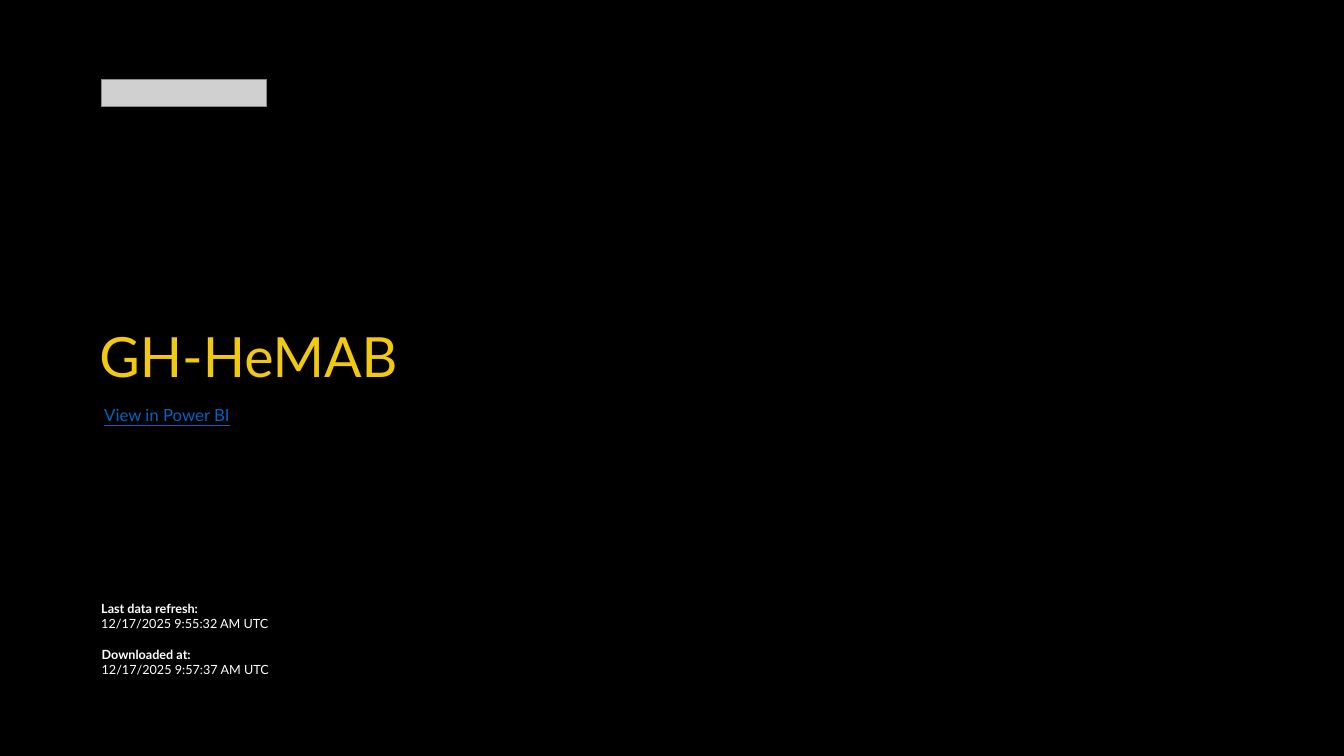
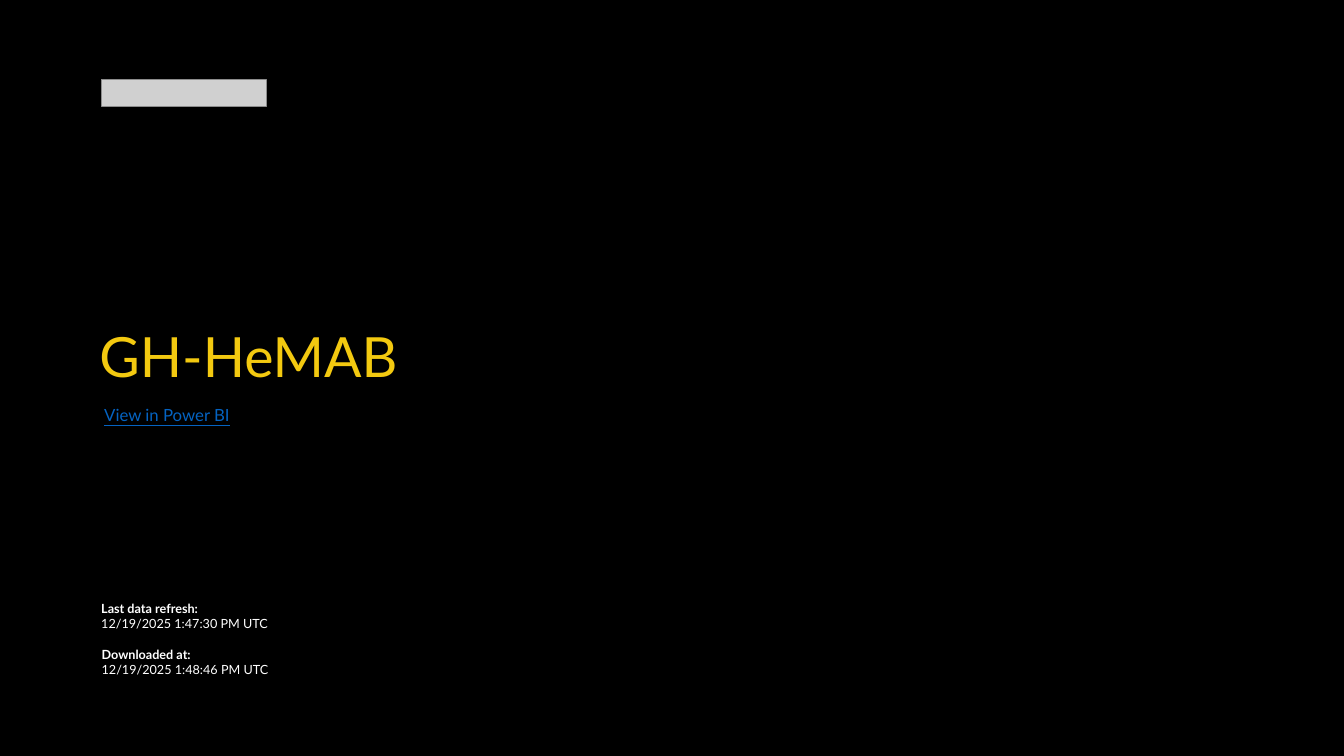
Before and after one commit to WilliamDormechele/HeMAB-Dashboard, a slide deck: slide 1 of reports/PowerBI/HeMAB_QA_Dashboard_Latest.pptx. Drawn at 1344x756 pixels with LibreOffice and Linux fonts; fonts in the diff are those of the drawing; grey boxes stand for pictures; background and template pictures are left out. Boxes give left, top, right and bottom in pixels: in the first picture for what was removed or moved away, otherwise in the second. Text is boxed around its words. In the diff, an @@ line names an element or a change of style, - is before the commit and + after.

```diff
--- a/reports/PowerBI/HeMAB_QA_Dashboard_Latest.pptx
+++ b/reports/PowerBI/HeMAB_QA_Dashboard_Latest.pptx
@@ text at (101, 618, 268, 629): text changed @@
-12/17/2025 9:55:32 AM UTC
+12/19/2025 1:47:30 PM UTC
@@ text at (102, 664, 269, 675): text changed @@
-12/17/2025 9:57:37 AM UTC
+12/19/2025 1:48:46 PM UTC
```
Also in this commit, not shown: 1 other file.
